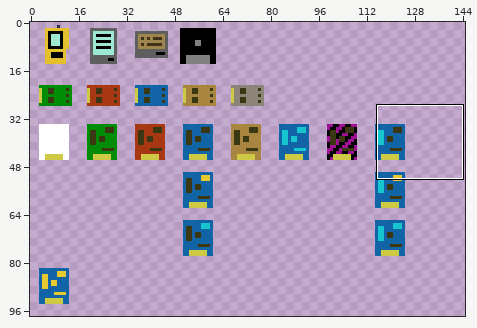
File history of a sprite sheet, resources/logisticspipes/item_textures.png. Above: a wide view before the commit, with the close-up outlined.
Close-up. First the earlier version:
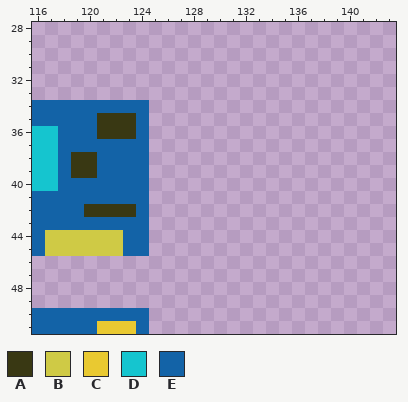
The file is 256x256 pixels. Pixels under 10% opacity are left out. Shown: x 116..143, y 28..51. The wide view leaves out empty margins.
Palette (. is transparent): A #393813  B #cfca45  C #e9c931  D #15c5cf  E #1363a7
Pixels before, first column x 116:
34 EEEEEEEEE
35 EEEEEAAAE
36 DDEEEAAAE
37 DDEEEEEEE
38 DDEAAEEEE
39 DDEAAEEEE
40 DDEEEEEEE
41 EEEEEEEEE
42 EEEEAAAAE
43 EEEEEEEEE
44 EBBBBBBEE
45 EBBBBBBEE
46 .........
47 .........
48 .........
49 .........
50 EEEEEEEEE
51 EEEEECCCE
And afterwards:
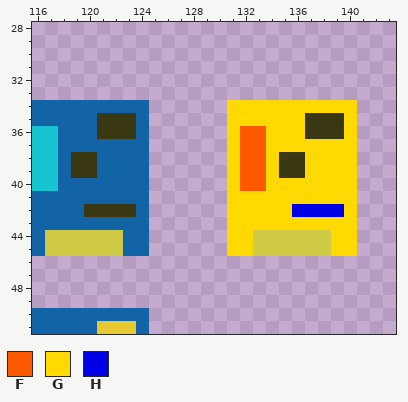
Colours new in this view: F #ff5900  G #ffd900  H #0000e6
Author's note on the commit: Texture update for Electric manager
Changes in this commit:
Changed rows in their new state; - is an unchanged pixel.
first column x 131:
34 GGGGGGGGGG
35 GGGGGGAAAG
36 GFFGGGAAAG
37 GFFGGGGGGG
38 GFFGAAGGGG
39 GFFGAAGGGG
40 GFFGGGGGGG
41 GGGGGGGGGG
42 GGGGGHHHHG
43 GGGGGGGGGG
44 GGBBBBBBGG
45 GGBBBBBBGG
Where, in picture pixels (left, top, right, bottom), the same in both close-ups:
added: (227, 100, 357, 256)
